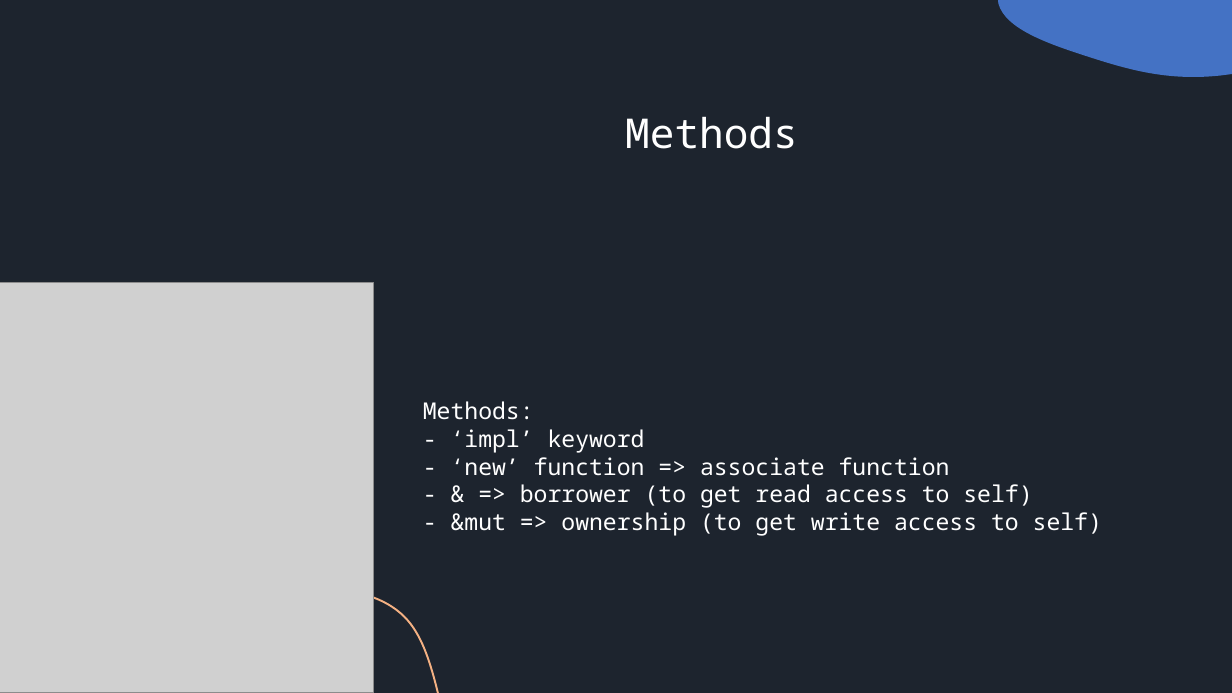
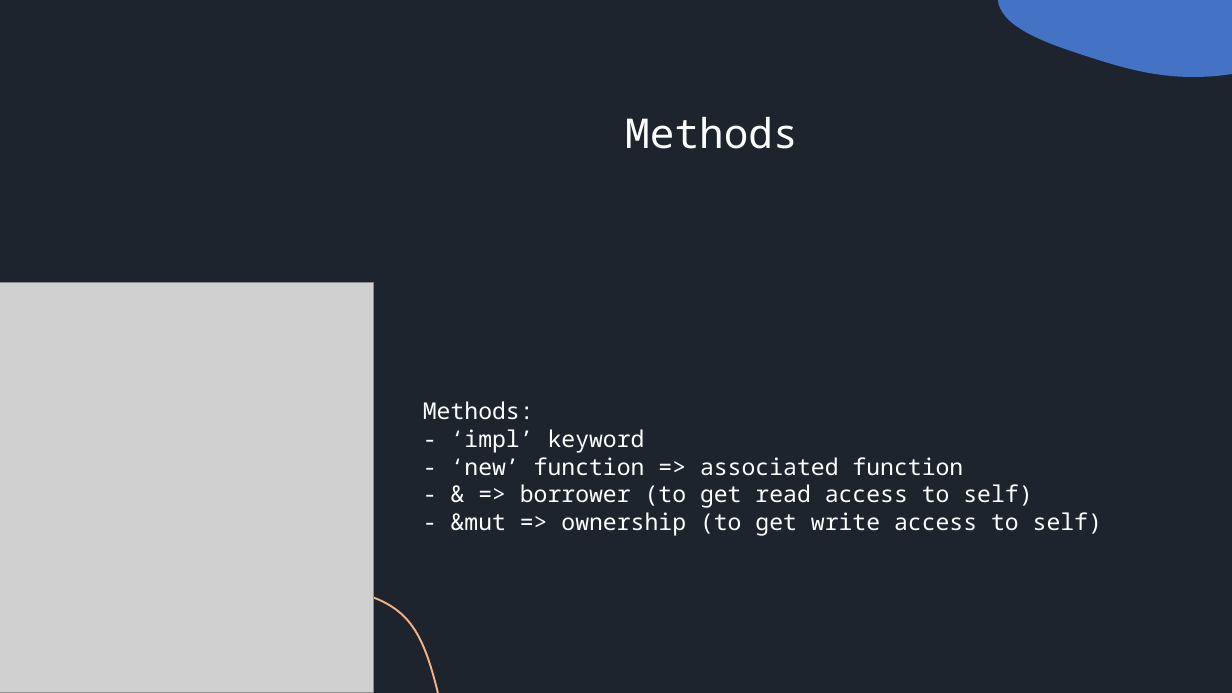
Before and after one commit to sakthishanmugam02/rust-lang, a slide deck: slide 26 of rust-lang.pptx. Drawn at 1232x693 pixels with LibreOffice and Linux fonts; fonts in the diff are those of the drawing; grey boxes stand for pictures. Boxes give left, top, right and bottom in pixels: in the first picture for what was removed or moved away, otherwise in the second. Text is boxed around its words. In the diff, an @@ line names an element or a change of style, - is before the commit and + after.

```diff
--- a/rust-lang.pptx
+++ b/rust-lang.pptx
@@ text at <box>423,401,963,476</box>: text changed @@
-Methods:
-- ‘impl’ keyword
-- ‘new’ function => associate function
+Methods:
+- ‘impl’ keyword
+- ‘new’ function => associated function
```
